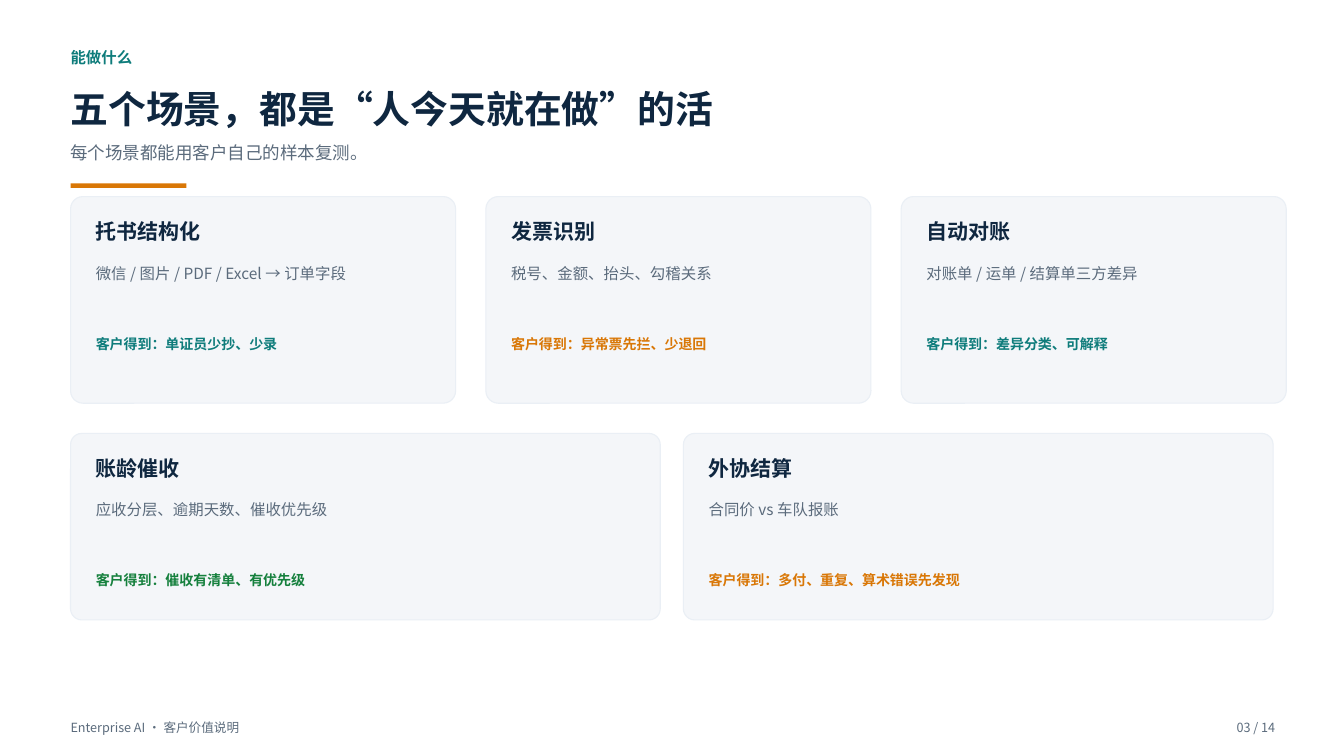
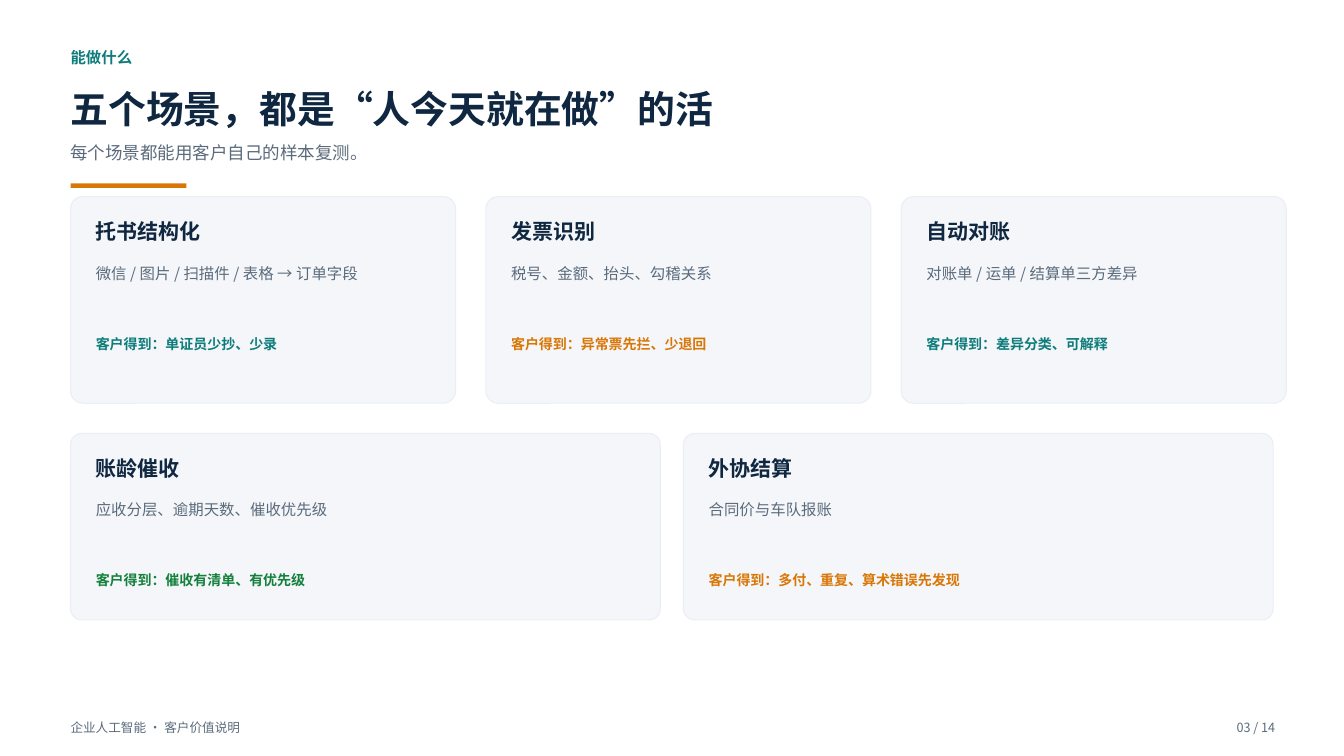
Before and after one commit to roma007/Enterprise-AI, a slide deck: slide 3 of 会客包/reports/客户老板版_系统能力介绍_2026-11-05.pptx. Drawn at 1344x756 pixels with LibreOffice and Linux fonts; fonts in the diff are those of the drawing. Boxes give left, top, right and bottom in pixels: in the first picture for what was removed or moved away, otherwise in the second. Text is boxed around its words. In the diff, an @@ line names an element or a change of style, - is before the commit and + after.

```diff
--- a/会客包/reports/客户老板版_系统能力介绍_2026-11-05.pptx
+++ b/会客包/reports/客户老板版_系统能力介绍_2026-11-05.pptx
@@ text at [96, 266, 358, 280]: text changed @@
-微信 / 图片 / PDF / Excel → 订单字段
+微信 / 图片 / 扫描件 / 表格 → 订单字段
@@ text at [709, 502, 832, 516]: text changed @@
-合同价 vs 车队报账
+合同价与车队报账
@@ text at [71, 721, 240, 733]: text changed @@
-Enterprise AI · 客户价值说明
+企业人工智能 · 客户价值说明
```
Also in this commit, not shown: 13 other slides changed, 6 other files.
